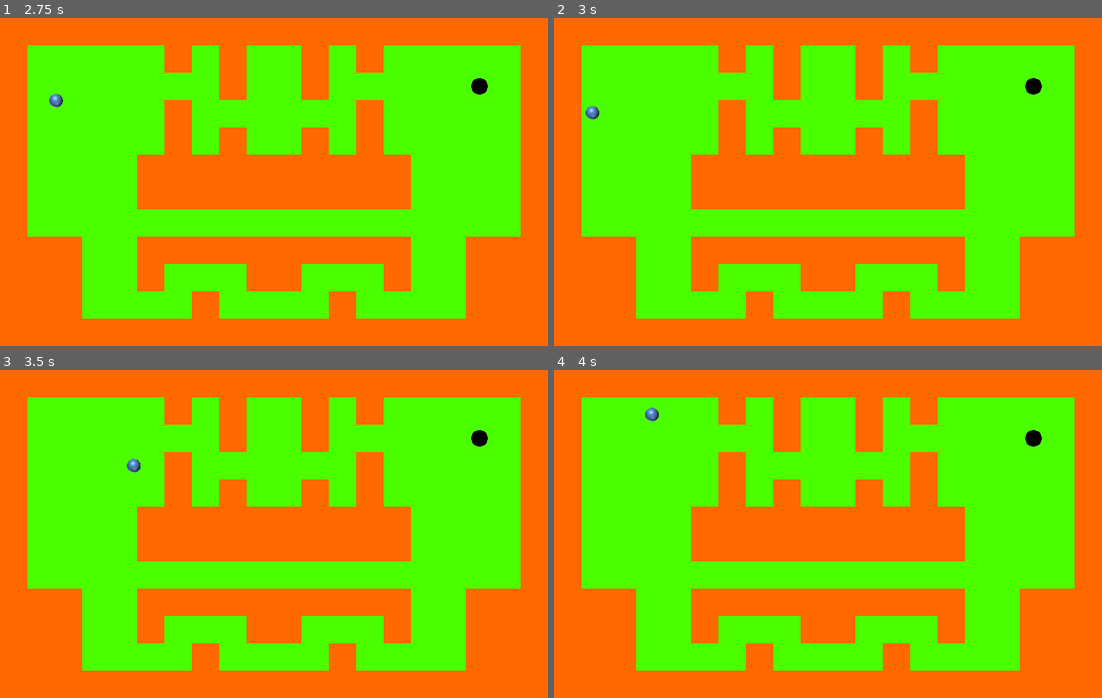
Above: before the commit, frames 1-4 (two rows, left to right).
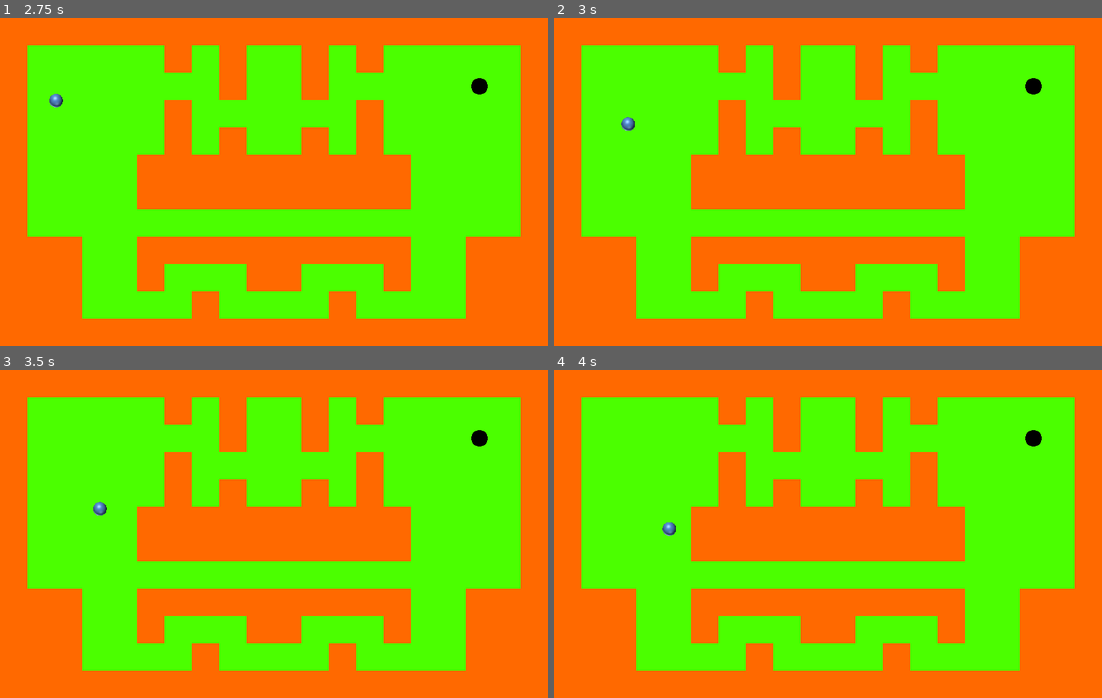
Above: after the commit, the same moments.

Repository: Halfwhit/Gulf
Game: Godot game, scene res://Scenes/Main.tscn
Same seed, same stepped clock (60 frames per second), same inputs: the game is played once before the commit and once after it.
Inputs (mouse positions are in pixels of both pictures, inside the frame that each line leads up to):
- Up to frame 1 (2.75 s): tap Enter at 0.5 s; move the mouse to (394, 165) at 0.52 s; click (394, 165) at 0.6 s; click "Test Level" at 1.25 s; tap Space at 2 s; move the mouse to (164, 198) at 2.02 s; click (164, 198) at 2.1 s
- Up to frame 2 (3 s): move the mouse to (882, 109) at 2.77 s; click (882, 109) at 2.85 s
- Up to frame 3 (3.5 s): no input
- Up to frame 4 (4 s): move the mouse to (800, 599) at 3.52 s; click (800, 599) at 3.6 s

Frame 1 is identical in both runs. In frame 2, 0.2% of the frame differs, in the area x 5-15%, y 26-35%; in frame 3, 0.2%; in frame 4, 0.2%, in the area x 16-23%, y 11-51%.

Commit message:
Can no longer interact with the ball while it is in motion

Diff:
--- a/Scenes/Assets/Player.gd
+++ b/Scenes/Assets/Player.gd
@@ -17,7 +17,7 @@
 	#Update in_motion variable
 	check_motion()
 
-	if Input.is_action_just_pressed("touch_main"):
+	if in_motion == false and Input.is_action_just_pressed("touch_main"):
 		get_new_vector()
 
 	hit_ball(delta)
Not shown: 2 places in Scenes/Assets/Player.tscn that only renumber resources
